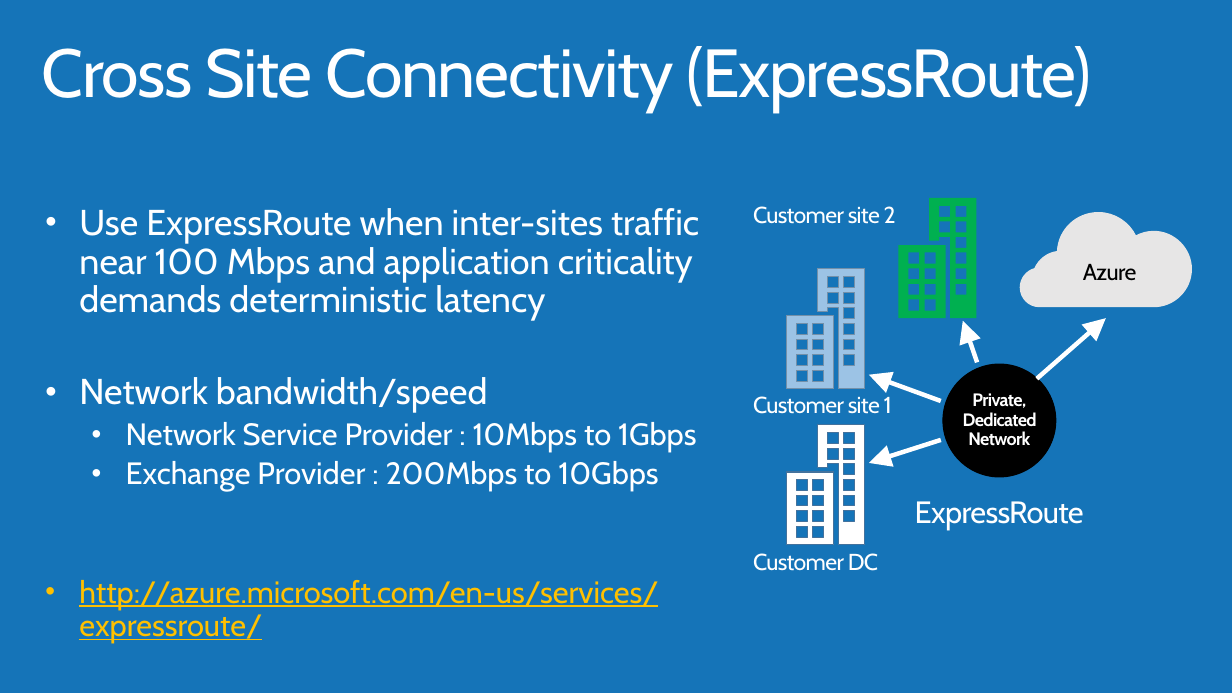
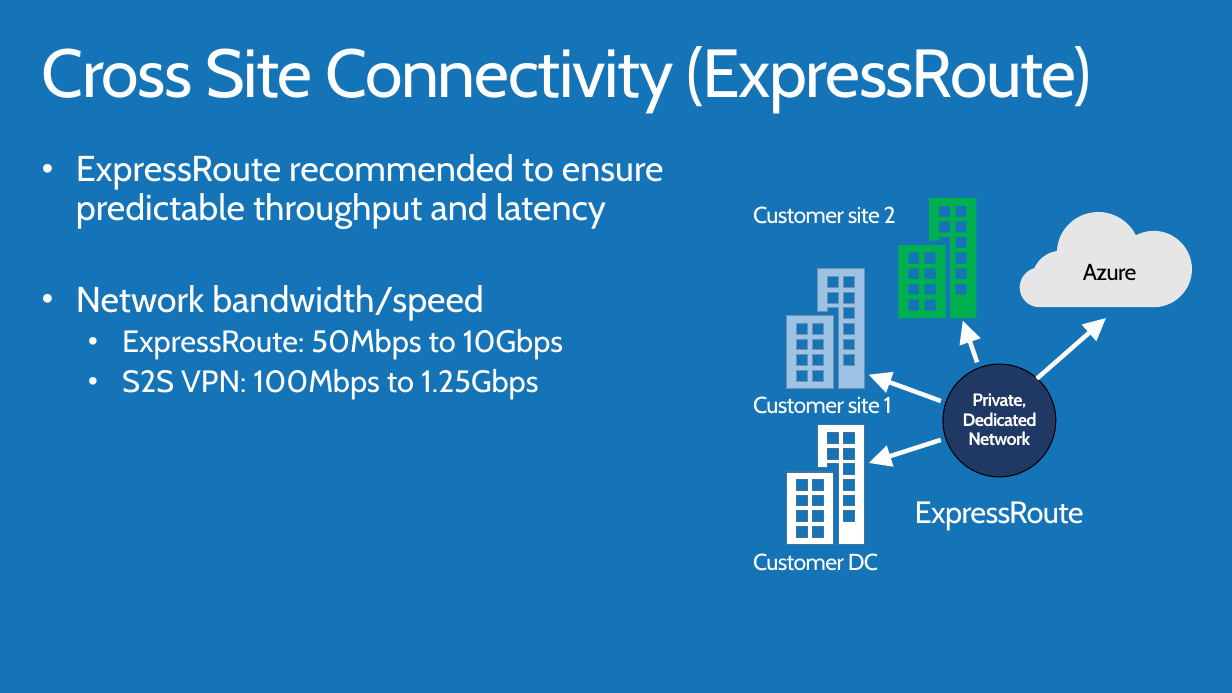
Before and after one commit to AzureCAT-GSI/SAP-on-Azure, a slide deck: slide 17 of Presentations/04_SAP_Netweaver_on_Azure_ADS.pptx (slide 14 before the commit). Drawn at 1232x693 pixels with LibreOffice and Linux fonts; fonts in the diff are those of the drawing; background and template pictures are left out. Boxes give left, top, right and bottom in pixels: in the first picture for what was removed or moved away, otherwise in the second. Text is boxed around its words. In the diff, an @@ line names an element or a change of style, - is before the commit and + after.

```diff
--- a/Presentations/04_SAP_Netweaver_on_Azure_ADS.pptx
+++ b/Presentations/04_SAP_Netweaver_on_Azure_ADS.pptx
@@ text "ExpressRoute recommended to ensure predictable ...": place and size @@
-text "ExpressRoute recommended to ensure predictable ..." at (79,208,699,643)
+text "ExpressRoute recommended to ensure predictable ..." at (76,154,664,399)
@@ text at (76,154,664,229): text changed @@
-• Use ExpressRoute when inter-sites traffic near 100 Mbps and application criticality demands deterministic latency
+• ExpressRoute recommended to ensure predictable throughput and latency
@@ text at (122,329,563,399): text changed @@
-  • Network Service Provider : 10Mbps to 1Gbps
-  • Exchange Provider : 200Mbps to 10Gbps
-• http://azure.microsoft.com/en-us/services/expressroute/
+  • ExpressRoute: 50Mbps to 10Gbps
+  • S2S VPN: 100Mbps to 1.25Gbps
@@ ellipse "Private, Dedicated Network" at (944,364,1056,477): fill #000000 to #203864 @@
```
Also in this commit, not shown: 39 other slides changed, 18 slides added, 21 slides removed, 18 other files.
